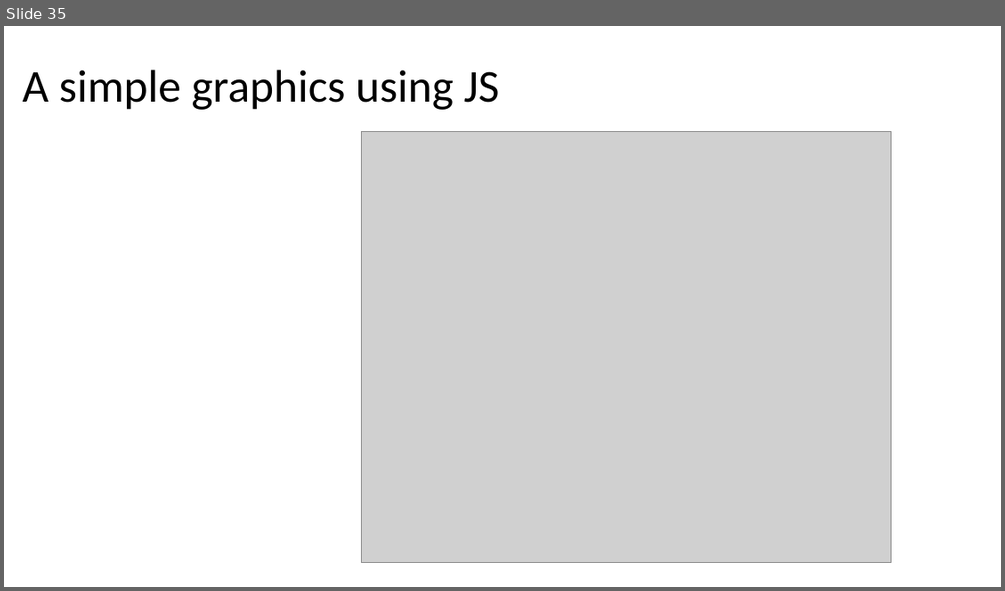
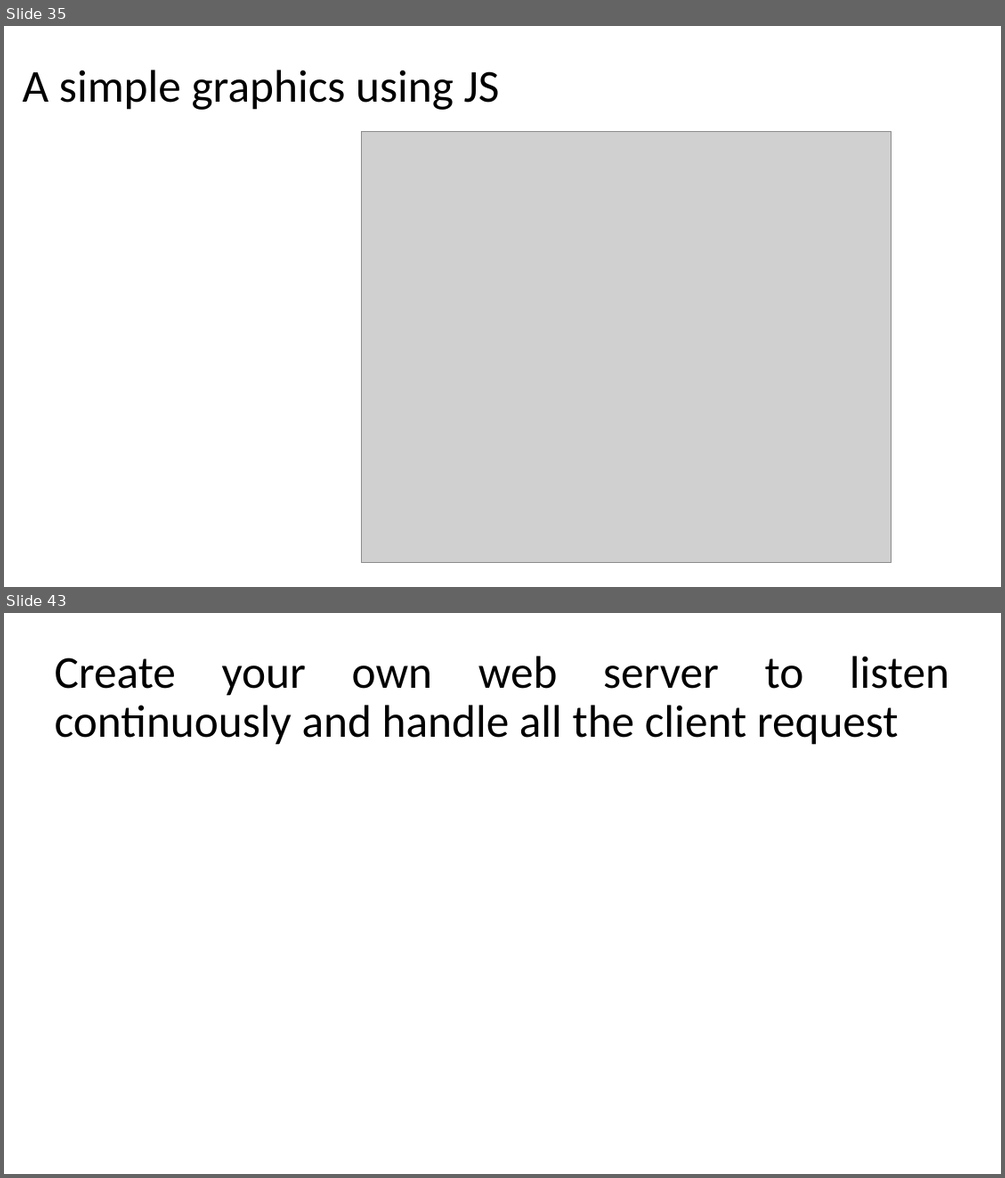
Before and after one commit to sibichakkaravarthy/CSE4004--WebTechnologies, a slide deck: WT_LAB.pptx. Shown one above the other, each under a label of ours: slide 35 before the commit, slides 35 and 43 after it; the slides between them are not shown. The pictures are 1005x591 and 1005x1178 pixels, drawn with LibreOffice and Linux fonts; fonts in the diff are those of the drawing; grey boxes stand for pictures. Boxes give left, top, right and bottom in pixels: in the first picture for what was removed or moved away, otherwise in the second. Text is boxed around its words. In the diff, an @@ line names an element or a change of style, - is before the commit and + after.

Commit message:
Web server

```diff
--- a/WT_LAB.pptx
+++ b/WT_LAB.pptx
@@ slide 43 added at (x1=4, y1=613, x2=1001, y2=1174), background #FFFFFF @@
@@ title added at (x1=55, y1=656, x2=949, y2=745), 44 pt, text #000000 @@
+Create your own web server to listen continuously and handle all the client request
```
Also in this commit, not shown: 2 slides changed, 7 other slides added.
